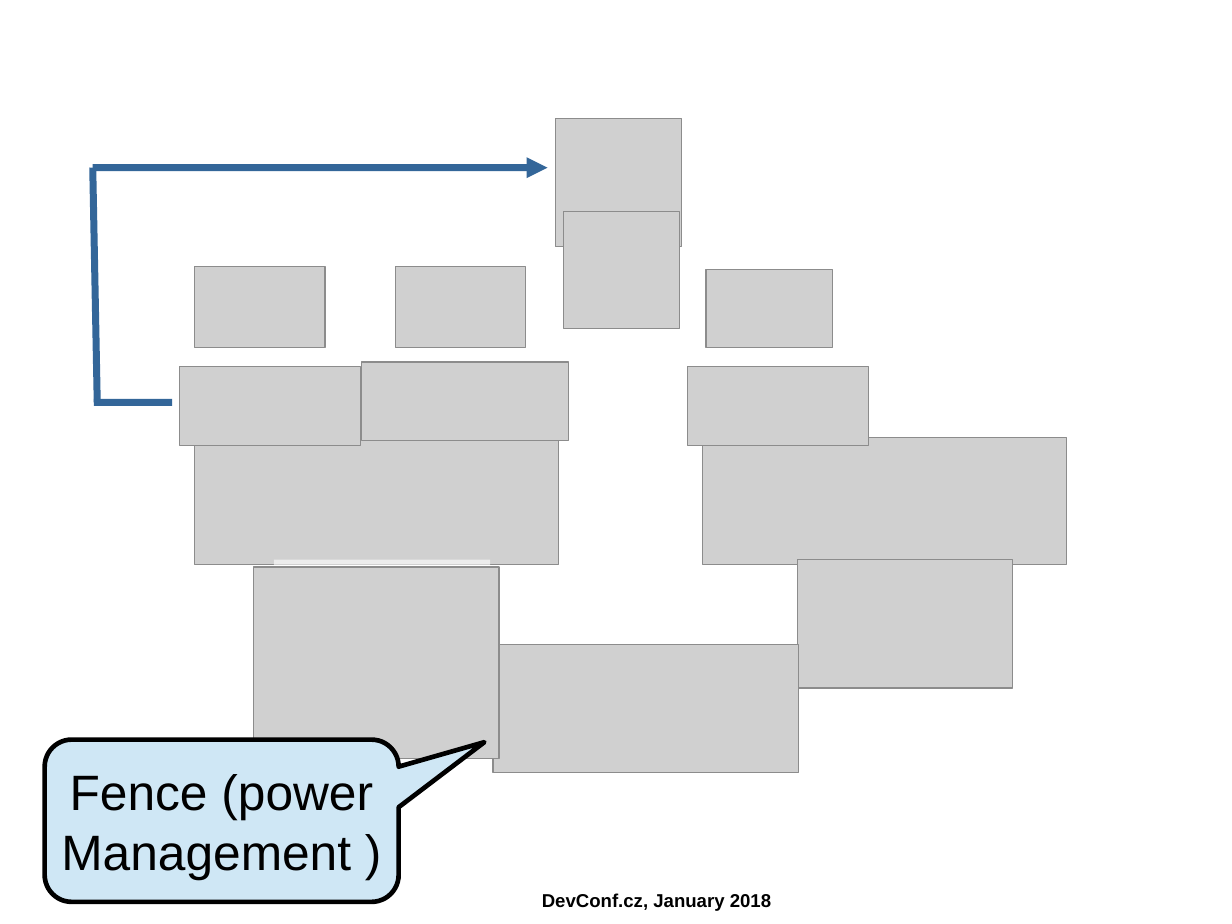
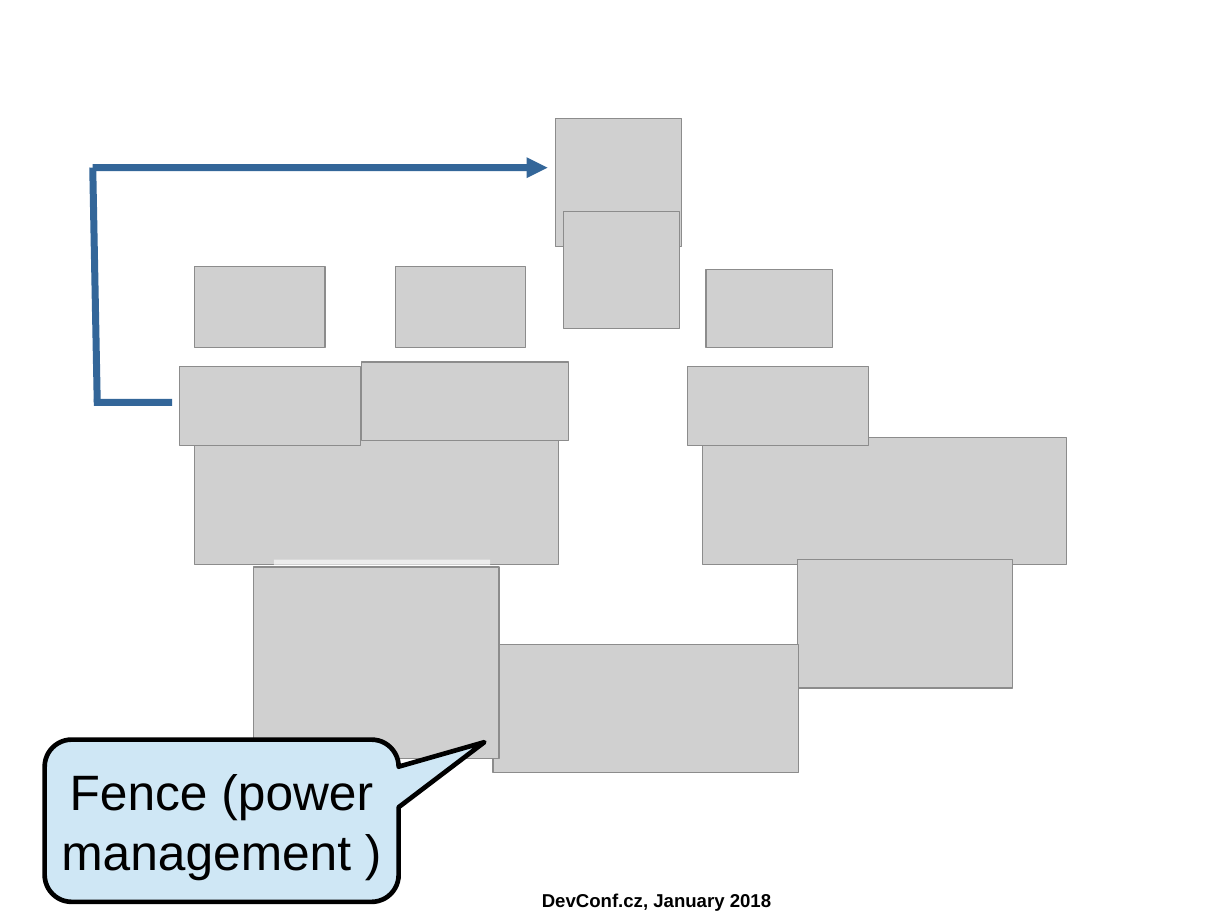
Before and after one commit to ahadas/ahadas.github.io, a slide deck: slide 42 of slides/high_availability_with_no_split_brains.odp. Drawn at 1232x924 pixels with LibreOffice and Linux fonts; fonts in the diff are those of the drawing; grey boxes stand for pictures; background and template pictures are left out. Boxes give left, top, right and bottom in pixels: in the first picture for what was removed or moved away, otherwise in the second. Text is boxed around its words. In the diff, an @@ line names an element or a change of style, - is before the commit and + after.

```diff
--- a/slides/high_availability_with_no_split_brains.odp
+++ b/slides/high_availability_with_no_split_brains.odp
@@ text in rounded speech box at (x1=61, y1=838, x2=351, y2=879): text changed @@
-Management )
+management )
```
Also in this commit, not shown: 2 other slides changed, 1 other file.
